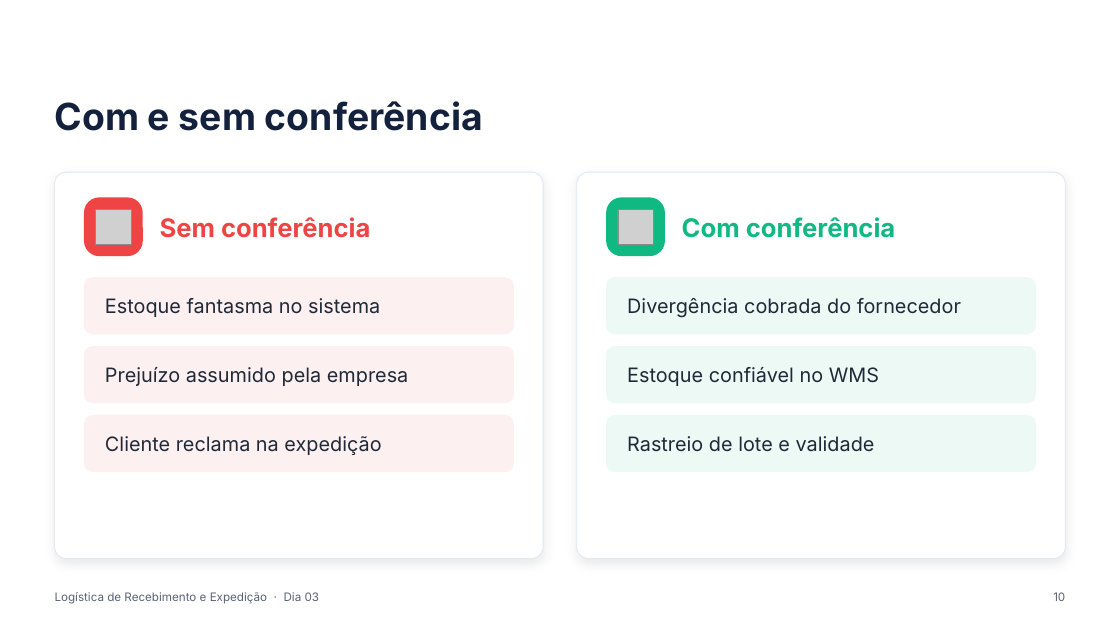
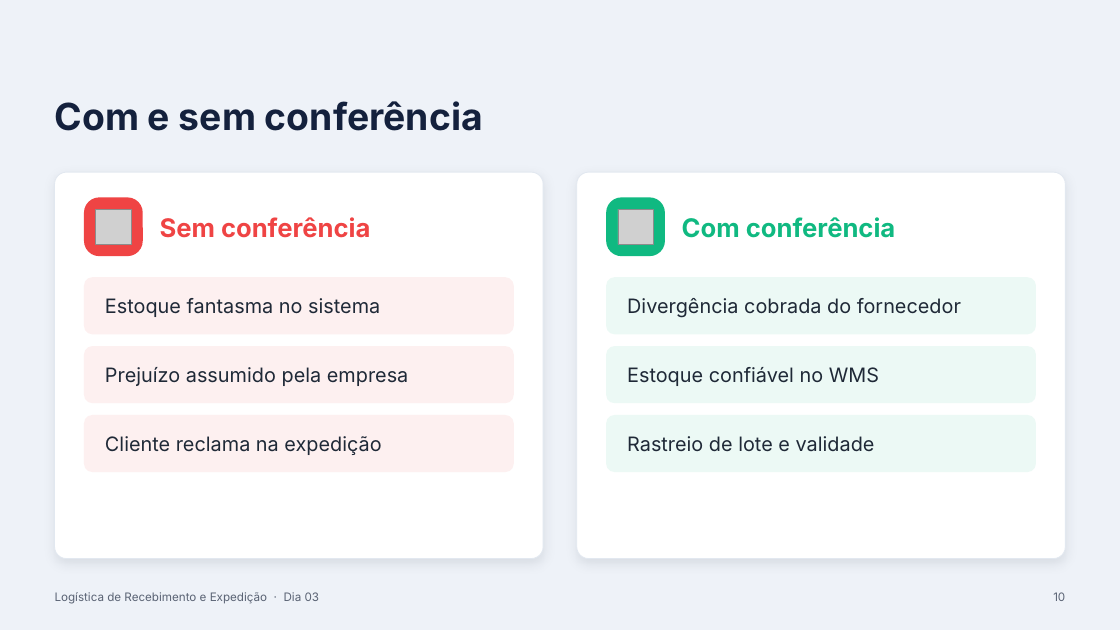
Before and after one commit to marcusvalerio/GeraMaterial, a slide deck: slide 10 of skill/gera-slides/exemplos/Dia 03 - Conferência.pptx. Drawn at 1120x630 pixels with LibreOffice and Linux fonts; fonts in the diff are those of the drawing; grey boxes stand for pictures; background and template pictures are left out. Boxes give left, top, right and bottom in pixels: in the first picture for what was removed or moved away, otherwise in the second. Text is boxed around its words. In the diff, an @@ line names an element or a change of style, - is before the commit and + after.

```diff
--- a/skill/gera-slides/exemplos/Dia 03 - Conferência.pptx
+++ b/skill/gera-slides/exemplos/Dia 03 - Conferência.pptx
@@ background picture (left out) to #EEF2F8 @@
```
Also in this commit, not shown: 15 other slides changed, 2 other files.
